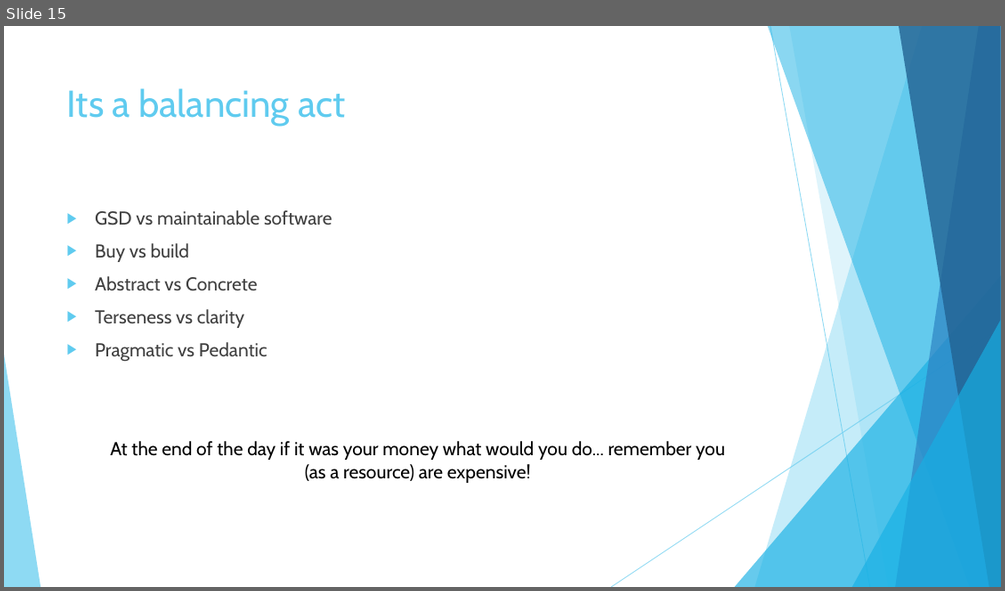
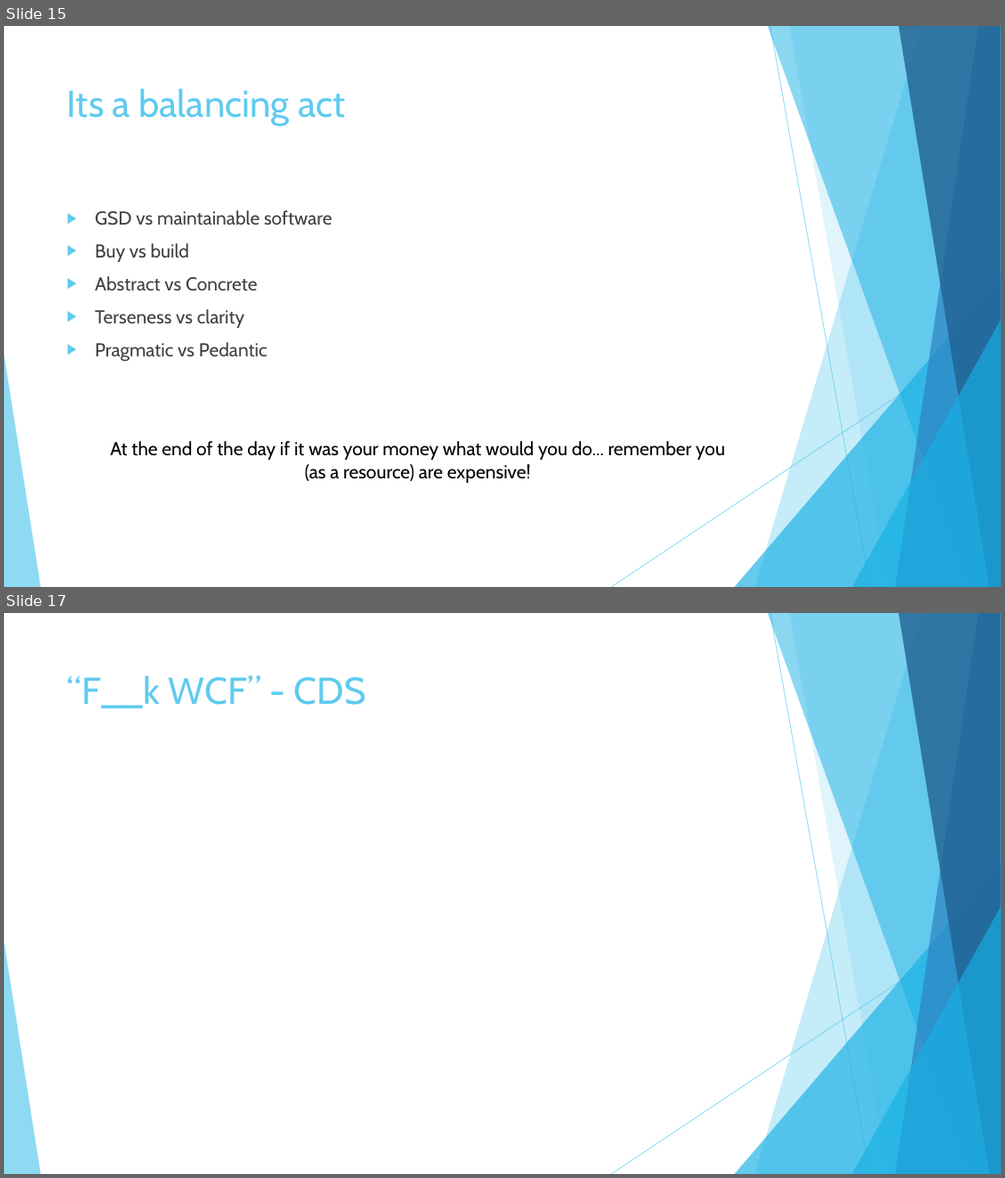
Before and after one commit to RhysC/PDN_COP_April2015, a slide deck: Presentation/Misstakes We Have Made.pptx. Shown one above the other, each under a label of ours: slide 15 before the commit, slides 15 and 17 after it; the slides between them are not shown. The pictures are 1005x591 and 1005x1178 pixels, drawn with LibreOffice and Linux fonts; fonts in the diff are those of the drawing. Boxes give left, top, right and bottom in pixels: in the first picture for what was removed or moved away, otherwise in the second. Text is boxed around its words. In the diff, an @@ line names an element or a change of style, - is before the commit and + after.

Commit message:
last slides

```diff
--- a/Presentation/Misstakes We Have Made.pptx
+++ b/Presentation/Misstakes We Have Made.pptx
@@ slide 17 added at (4, 613, 1001, 1174), background #FFFFFF; not listed: 10 template elements that a slide beside it also shows @@
@@ title added at (67, 675, 366, 708), 36 pt, text #5FCBEF @@
+“F__k WCF” - CDS
```
Also in this commit, not shown: 1 other slide added.
